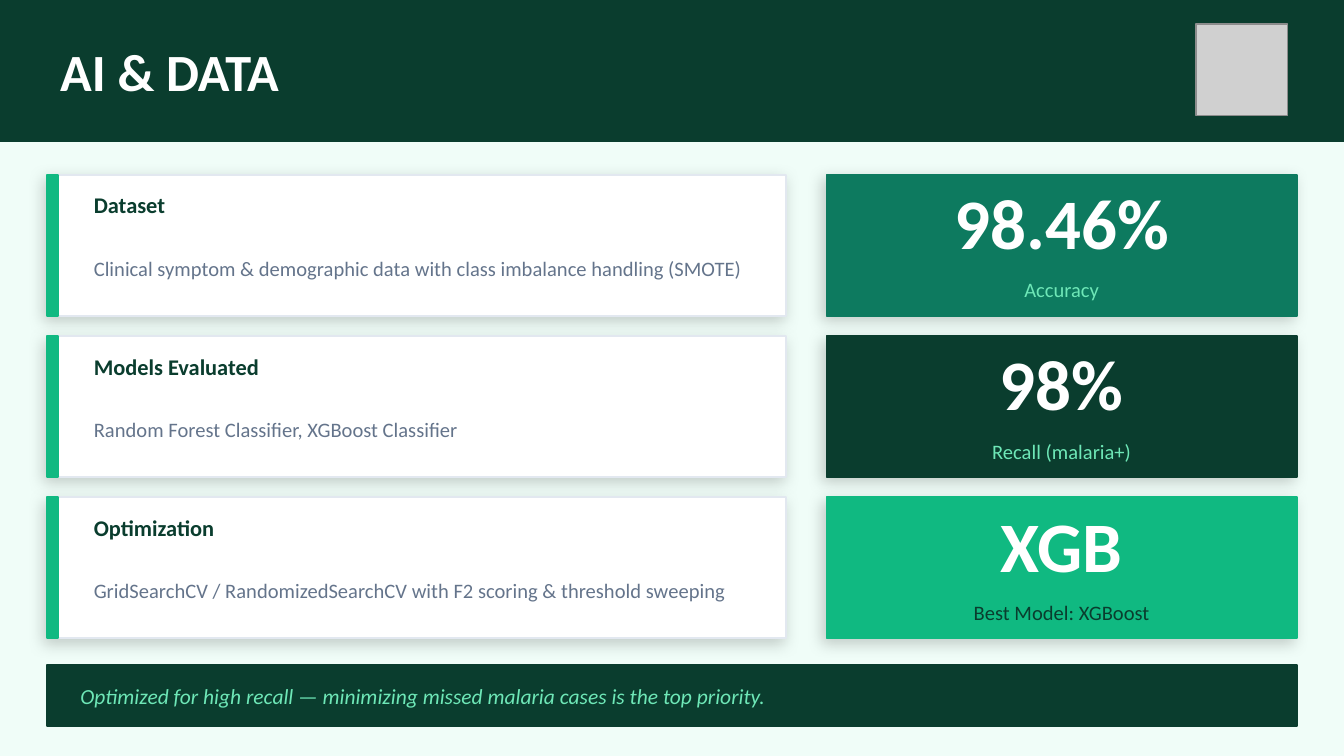
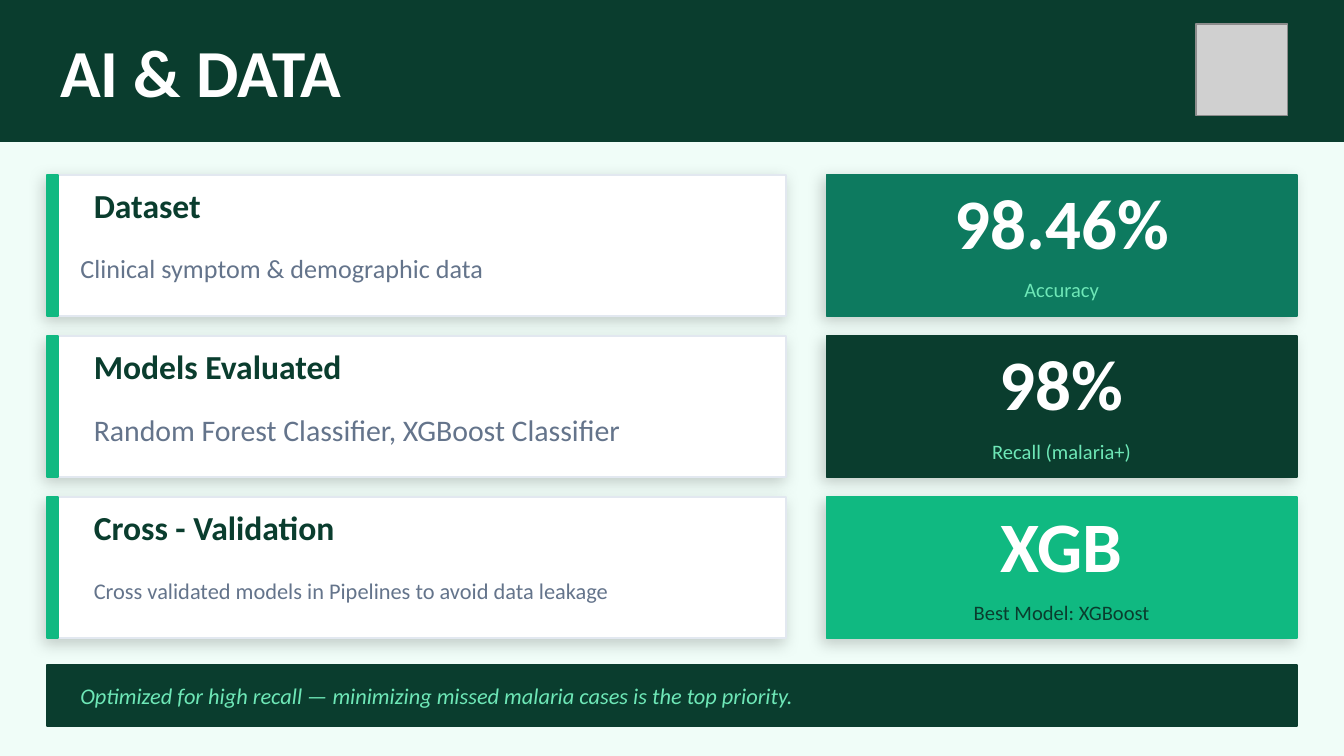
Before and after one commit to Success007T/Malaria-diagnosis-detection, a slide deck: slide 6 of reports and documentations/MalariaDx_Pitch.pptx. Drawn at 1344x756 pixels with LibreOffice and Linux fonts; fonts in the diff are those of the drawing; grey boxes stand for pictures. Boxes give left, top, right and bottom in pixels: in the first picture for what was removed or moved away, otherwise in the second. Text is boxed around its words. In the diff, an @@ line names an element or a change of style, - is before the commit and + after.

```diff
--- a/reports and documentations/MalariaDx_Pitch.pptx
+++ b/reports and documentations/MalariaDx_Pitch.pptx
@@ text "AI & DATA" at (x1=60, y1=53, x2=341, y2=97): size 28 to 36 pt @@
@@ text "Dataset" at (x1=94, y1=196, x2=201, y2=219): size 12 to 18 pt @@
@@ text at (x1=80, y1=260, x2=483, y2=283): text changed; size 11 to 14 pt @@
-Clinical symptom & demographic data with class imbalance handling (SMOTE)
+Clinical symptom & demographic data
@@ text "Models Evaluated" at (x1=94, y1=355, x2=341, y2=380): size 12 to 18 pt @@
@@ text "Random Forest Classifier, XGBoost Classifier" at (x1=94, y1=420, x2=620, y2=445): size 11 to 16 pt @@
@@ text at (x1=94, y1=516, x2=334, y2=541): text changed; size 12 to 18 pt @@
-Optimization
+Cross - Validation
@@ text at (x1=94, y1=583, x2=608, y2=603): text changed; size 11 to 12 pt @@
-GridSearchCV / RandomizedSearchCV with F2 scoring & threshold sweeping
+Cross validated models in Pipelines to avoid data leakage
@@ text "Optimized for high recall — ..." at (x1=80, y1=688, x2=793, y2=708): size 11.5 to 12 pt @@
```
Also in this commit, not shown: 5 other slides changed, 1 other file.
